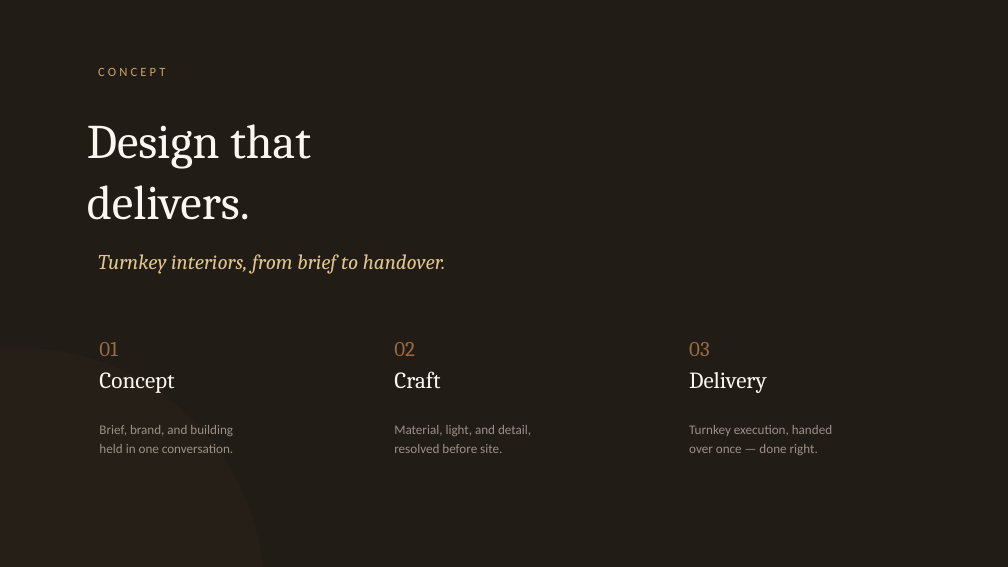
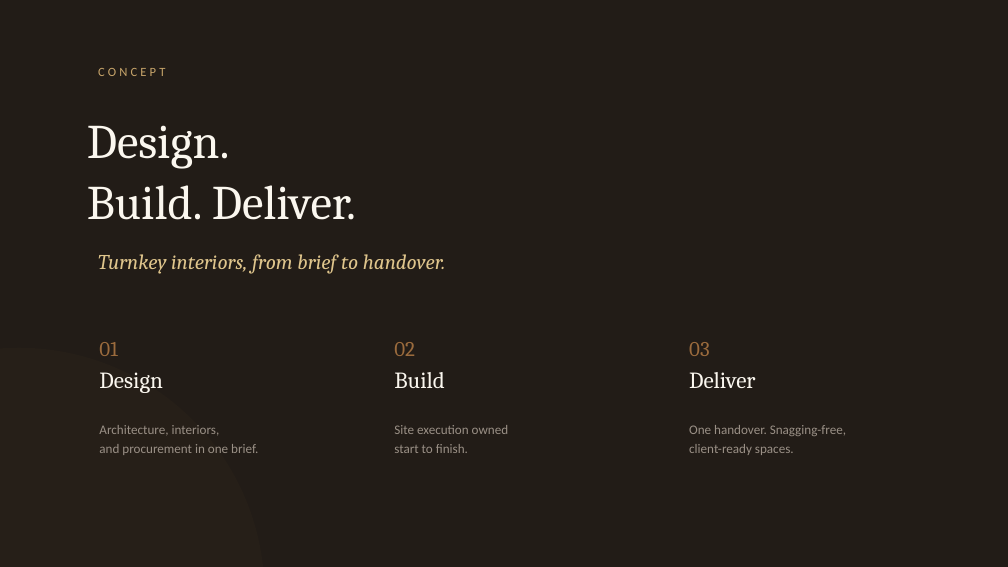
Before and after one commit to priyapyadala/vencore-site, a slide deck: slide 2 of public/Vencore-Brand-Reference.pptx. Drawn at 1008x567 pixels with LibreOffice and Linux fonts; fonts in the diff are those of the drawing. Boxes give left, top, right and bottom in pixels: in the first picture for what was removed or moved away, otherwise in the second. Text is boxed around its words. In the diff, an @@ line names an element or a change of style, - is before the commit and + after.

```diff
--- a/public/Vencore-Brand-Reference.pptx
+++ b/public/Vencore-Brand-Reference.pptx
@@ text at (87,125,356,220): text changed @@
-Design that
-delivers.
+Design.
+Build. Deliver.
@@ text at (99,372,162,393): text changed @@
-Concept
+Design
@@ text at (394,372,445,388): text changed @@
-Craft
+Build
@@ text at (689,372,755,388): text changed @@
-Delivery
+Deliver
@@ text at (99,425,258,455): text changed @@
-Brief, brand, and building
-held in one conversation.
+Architecture, interiors,
+and procurement in one brief.
@@ text at (394,425,509,453): text changed @@
-Material, light, and detail,
-resolved before site.
+Site execution owned
+start to finish.
@@ text at (689,425,846,455): text changed @@
-Turnkey execution, handed
-over once — done right.
+One handover. Snagging-free,
+client-ready spaces.
```
Also in this commit, not shown: 3 other slides changed, 5 other files.
